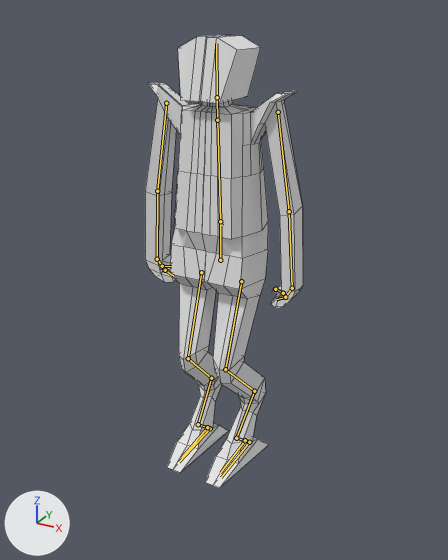
The Blender file FPS Multiplayer Game/Assets/bot.blend, before and after one commit.
Camera for both pictures: a 50 mm lens placed at (5.33, -9.43, 8.74), pointed at (0.04, 0.19, 3.93). Every picture has the same lights, and +X, +Y and +Z are marked at lower left. The bones that bend it are drawn over the model as lines. Mesh edges are drawn as thin lines.
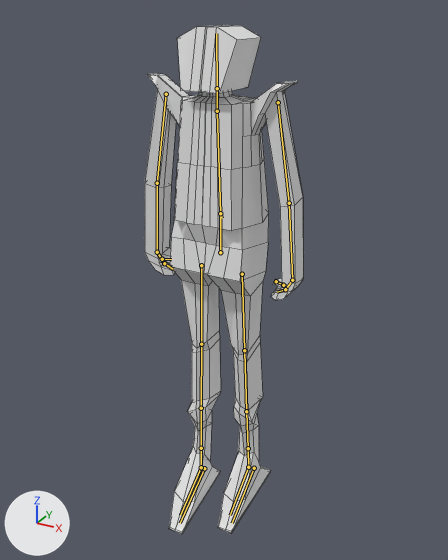
The newer file adds an action. The first version stands in its rest pose; the second is drawn at frame 14 of the action 'Jump'.

Location of each change, (x1, y1, x2, y2) in pixels of the pictures (448 x 560 px):
```json
{"object": "Cube", "change": "posed", "before": [145, 35, 303, 488], "after": [145, 25, 303, 534], "on screen": "12% taller"}
{"bone": "LowerTorso", "before": "(220, 260) to (220, 221)", "after": "(220, 252) to (220, 213)"}
{"bone": "LeftFootControl", "before": "(249, 442) to (221, 477)", "after": "(254, 468) to (232, 523)"}
{"bone": "RightFootControl", "before": "(210, 428) to (179, 462)", "after": "(204, 468) to (180, 523)"}
```

Edits to the scene script, one JSON object a line:
```json
{"block": "bone_root", "where": "bone_root = bpy.data.objects['Armature'].pose.bones['Root']"}
{"op": "set", "path": "bone_root.location", "old": "(0.0, 0.0, 0.0)", "new": "(0.0, 0.0, -0.9)"}
{"block": "bone_lowertorso", "where": "bone_lowertorso = bpy.data.objects['Armature'].pose.bones['LowerTorso']  # child of 'Root'"}
{"op": "set", "path": "bone_lowertorso.location", "old": "(0.0, 0.0, 0.0)", "new": "(0.0, 1.05, 0.01)"}
{"block": "bone_leftfootcontrol", "where": "bone_leftfootcontrol = bpy.data.objects['Armature'].pose.bones['LeftFootControl']"}
{"op": "set", "path": "bone_leftfootcontrol.location", "old": "(0.0, 0.0, 0.0)", "new": "(0.0, -0.27, -0.92)"}
{"op": "set", "path": "bone_leftfootcontrol.rotation_quaternion", "old": "(1.0, 0.0, 0.0, 0.0)", "new": "(0.956, -0.293, 0.0, 0.0)", "note": "degrees (0, 0, 0) -> degrees (-34, 0, 0)"}
{"block": "bone_rightfootcontrol", "where": "bone_rightfootcontrol = bpy.data.objects['Armature'].pose.bones['RightFootControl']"}
{"op": "set", "path": "bone_rightfootcontrol.location", "old": "(0.0, 0.0, 0.0)", "new": "(0.0, 0.27, -0.93)"}
{"op": "set", "path": "bone_rightfootcontrol.rotation_quaternion", "old": "(1.0, 0.0, 0.0, 0.0)", "new": "(0.957, -0.289, 0.0, 0.0)", "note": "degrees (0, 0, 0) -> degrees (-34, 0, 0)"}
```
